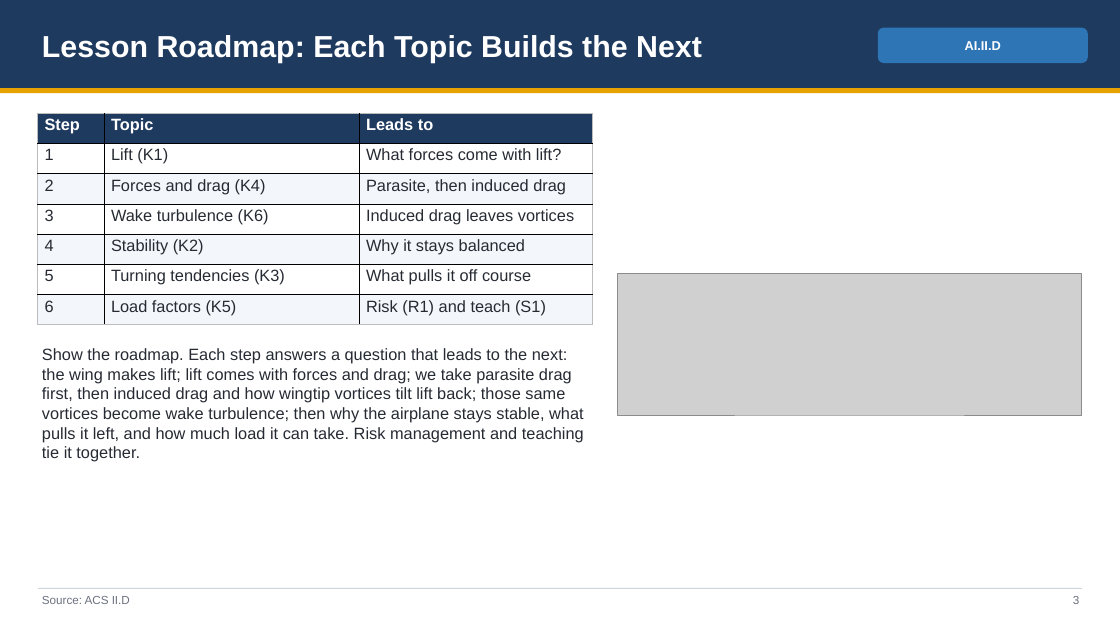
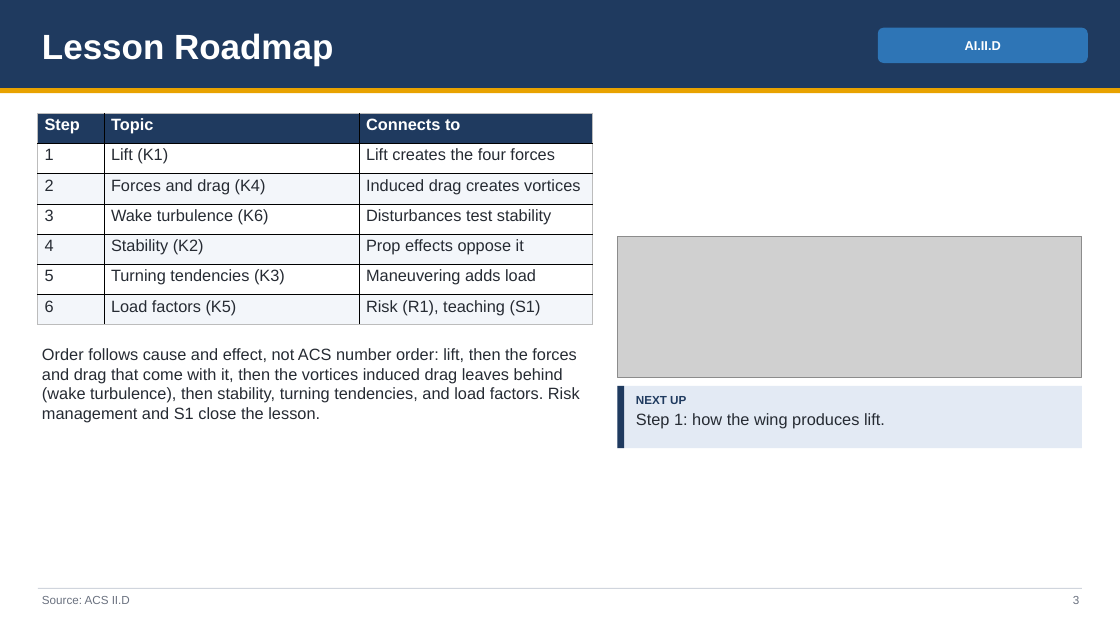
Before and after one commit to greenleeezekial1-glitch/Claude, a slide deck: slide 3 of Area II - Technical Subject Areas/II.D Principles of Flight - Slides.pptx. Drawn at 1120x630 pixels with LibreOffice and Linux fonts; fonts in the diff are those of the drawing; grey boxes stand for pictures. Boxes give left, top, right and bottom in pixels: in the first picture for what was removed or moved away, otherwise in the second. Text is boxed around its words. In the diff, an @@ line names an element or a change of style, - is before the commit and + after.

```diff
--- a/Area II - Technical Subject Areas/II.D Principles of Flight - Slides.pptx
+++ b/Area II - Technical Subject Areas/II.D Principles of Flight - Slides.pptx
@@ text at box(42, 33, 333, 66): text changed; size 26 to 30 pt @@
-Lesson Roadmap: Each Topic Builds the Next
+Lesson Roadmap
@@ table at box(38, 113, 592, 325) @@
-row 1, column 3: Leads to
+row 1, column 3: Connects to
-row 2, column 3: What forces come with lift?
+row 2, column 3: Lift creates the four forces
-row 3, column 3: Parasite, then induced drag
+row 3, column 3: Induced drag creates vortices
-row 4, column 3: Induced drag leaves vortices
+row 4, column 3: Disturbances test stability
-row 5, column 3: Why it stays balanced
+row 5, column 3: Prop effects oppose it
-row 6, column 3: What pulls it off course
+row 6, column 3: Maneuvering adds load
-row 7, column 3: Risk (R1) and teach (S1)
+row 7, column 3: Risk (R1), teaching (S1)
@@ picture: place and size @@
-picture at box(618, 274, 1082, 415)
+picture at box(618, 236, 1082, 377)
@@ text at box(42, 348, 580, 423): text changed @@
-Show the roadmap. Each step answers a question that leads to the next: the wing makes lift; lift comes with forces and drag; we take parasite drag first, then induced drag and how wingtip vortices tilt lift back; those same vortices become wake turbulence; then why the airplane stays stable, what pulls it left, and how much load it can take. Risk management and teaching tie it together.
+Order follows cause and effect, not ACS number order: lift, then the forces and drag that come with it, then the vortices induced drag leaves behind (wake turbulence), then stability, turning tendencies, and load factors. Risk management and S1 close the lesson.
@@ rectangle added at box(618, 386, 1082, 448), fill #E3EAF4 @@
@@ rectangle added at box(618, 386, 624, 448), fill #1F3A5F @@
@@ text added at box(636, 396, 885, 428), 14 pt, text #262B33 @@
+NEXT UP
+Step 1: how the wing produces lift.
```
Also in this commit, not shown: 47 other slides changed, 7 slides removed, 7 other files.
